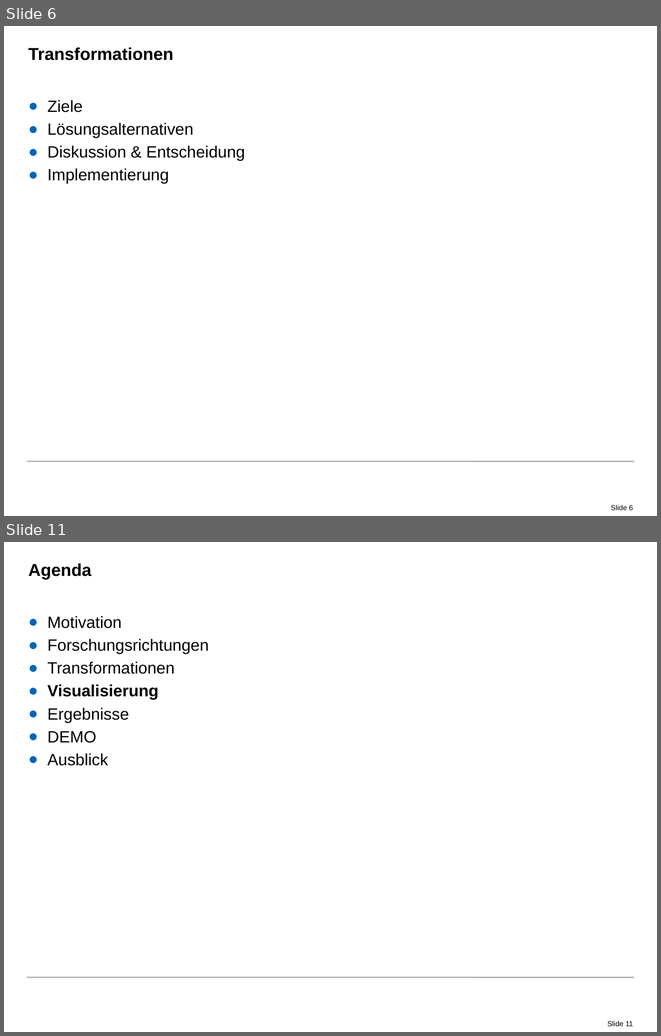
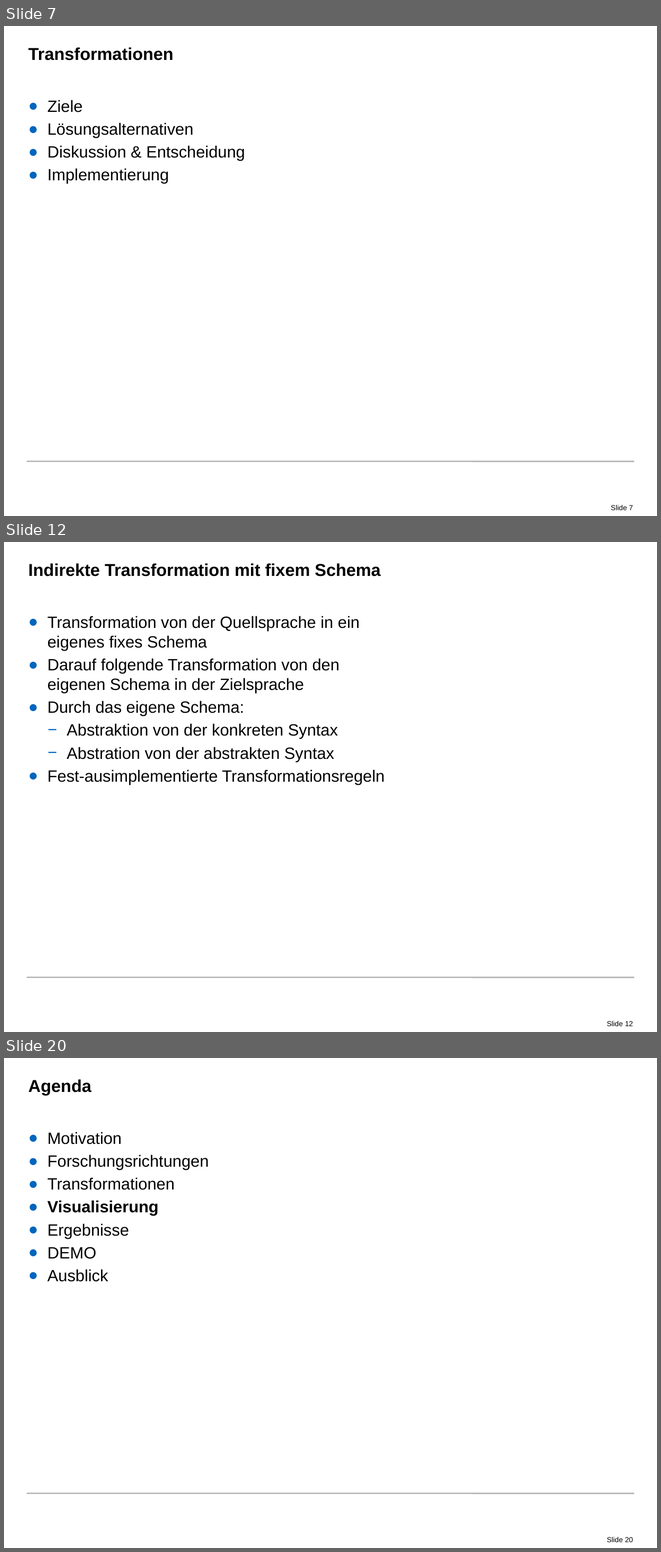
Before and after one commit to radke-tum/idp, a slide deck: pssif/doc/PSSIF.pptx. Shown one above the other, each under a label of ours: slides 6 and 11 before the commit, slides 7, 12 and 20 after it; the slides between them are not shown. The pictures are 661x1036 and 661x1552 pixels, drawn with LibreOffice and Linux fonts; fonts in the diff are those of the drawing; background and template pictures are left out. Boxes give left, top, right and bottom in pixels: in the first picture for what was removed or moved away, otherwise in the second. Text is boxed around its words. In the diff, an @@ line names an element or a change of style, - is before the commit and + after.

Commit message:
Presentation: Some more transformations stuff.

```diff
--- a/pssif/doc/PSSIF.pptx
+++ b/pssif/doc/PSSIF.pptx
@@ slide 12 added at <box>4,542,657,1032</box>, background #FFFFFF; not listed: 2 template elements that a slide beside it also shows @@
@@ title added at <box>28,563,380,576</box>, 19 pt, text #000000, bold @@
+Indirekte Transformation mit fixem Schema
@@ text added at <box>47,616,385,784</box>, 18 pt, text #000000 @@
+● Transformation von der Quellsprache in ein eigenes fixes Schema
+● Darauf folgende Transformation von den eigenen Schema in der Zielsprache
+● Durch das eigene Schema:
+  − Abstraktion von der konkreten Syntax
+  − Abstration von der abstrakten Syntax
+● Fest-ausimplementierte Transformationsregeln
@@ what was slide 6 is now slide 7 @@
@@ page number at <box>611,505,633,510</box>: text changed @@
-Slide 6
+Slide 7
@@ what was slide 11 is now slide 20 @@
@@ page number at <box>607,1537,633,1542</box>: text changed @@
-Slide 11
+Slide 20
```
Also in this commit, not shown: 2 slides changed, 12 other slides added, 4 slides removed, 7 other files.
